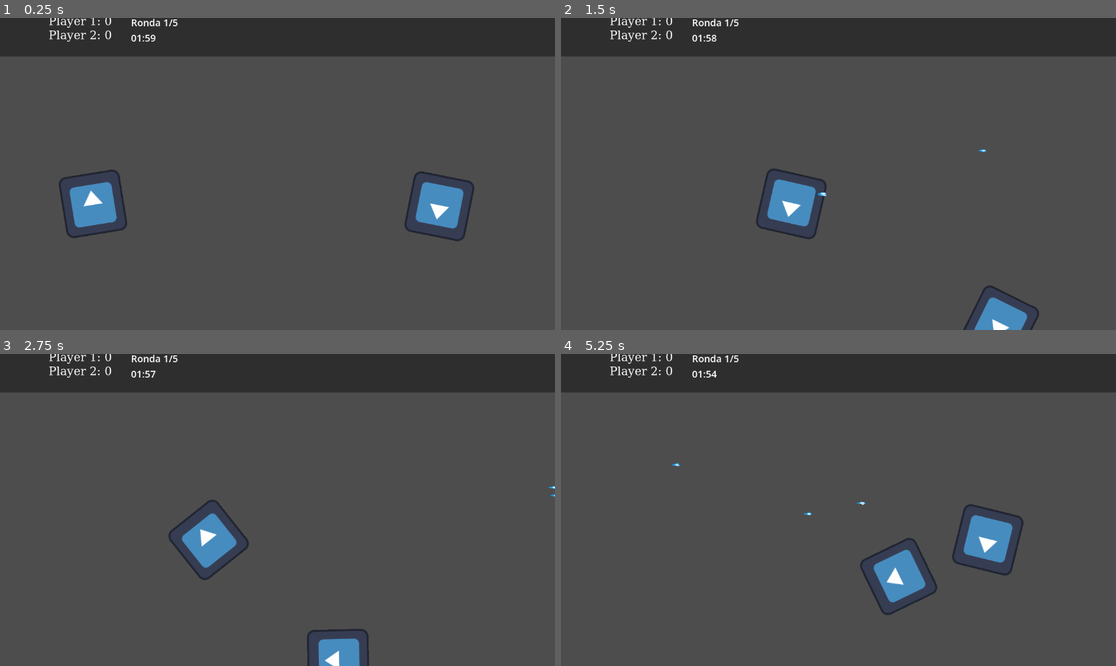
Above: before the commit, frames 1-4 (two rows, left to right).
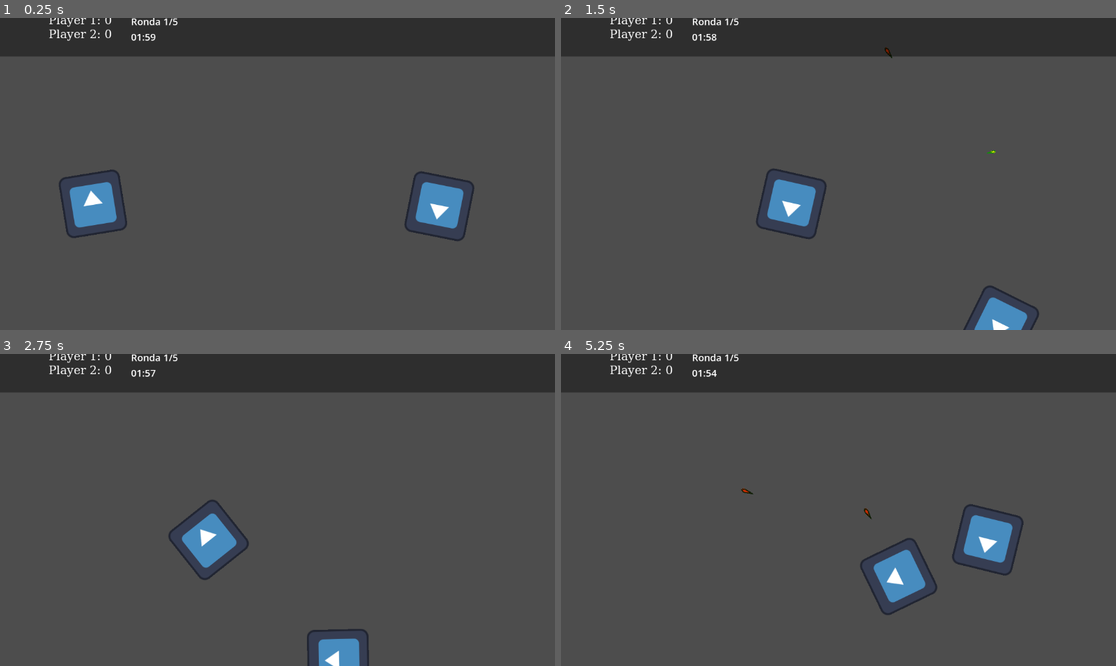
Above: after the commit, the same moments.

Repository: Mikelodiuum/PVPROLLalex
Game: Godot game, scene res://scenes/main/main.tscn
Two runs of this game, one before a commit and one after it. Both use one fixed random seed, a clock stepped at 60 frames per second and the inputs below. The engine's default icon, where the game draws it, is replaced by a stand-in: a white triangle on a blue panel in a dark square.
Inputs (mouse positions are in pixels of both pictures, inside the frame that each line leads up to):
- Up to frame 1 (0.25 s): no input
- Up to frame 2 (1.5 s): tap Enter (ui_accept) at 0.5, 0.77, 1.07 s; move the mouse to (960, 158) at 0.52 s; hold Down (ui_down_p2) 0.53-1.28 s; hold D (ui_right) from 0.53 s (still down); click (960, 158) at 0.6 s; move the mouse to (727, 189) at 1.27 s; tap Down (ui_down_p2) at 1.35 s
- Up to frame 3 (2.75 s): tap Enter (ui_accept) at 1.52, 1.82 s; tap Left (ui_left_p2) at 1.55 s; move the mouse to (333, 441) at 2.02 s; release D (ui_right) at 2.03 s; hold A (ui_left) from 2.03 s (still down); hold Left (ui_left_p2) from 2.03 s (still down); tap Right (ui_right_p2) at 2.3 s
- Up to frame 4 (5.25 s): move the mouse to (810, 572) at 2.77 s; release A (ui_left) at 2.78 s; release Left (ui_left_p2) at 2.78 s; hold D (ui_right) 2.78-4.28 s; tap Right (ui_right_p2) at 2.85 s; tap Enter (ui_accept) at 3.02, 3.32, 3.77, 3.8, 4.07, 4.35, 4.52, 4.82 s; tap Up (ui_up_p2) at 3.05 s; move the mouse to (1005, 556) at 3.52 s; hold Up (ui_up_p2) 3.53-4.28 s; move the mouse to (672, 463) at 4.27 s; hold A (ui_left) 4.28-5.03 s; click (672, 463) at 4.55 s; click (672, 463) at 5 s; move the mouse to (866, 510) at 5.02 s; hold D (ui_right) from 5.03 s (still down); hold Down (ui_down_p2) from 5.03 s (still down); click (866, 510) at 5.1 s

The runs differ from the first frame. In frame 1, 0.4% of the frame differs, in the area x 8-33%, y 0-8%; in frame 2, 0.4%; in frame 3, 0.4%; in frame 4, 0.5%, in the area x 8-56%, y 0-54%.

Commit message:
Muchos cambios

Diff:
--- a/player.gd
+++ b/player.gd
@@ -8,9 +8,10 @@
 @export var left_input := "ui_left"
 @export var right_input := "ui_right"
 @export var shoot_input := "ui_accept"
-
+@export var bullet_modifier: BulletModifier = null
 @export var max_health := 100
-var current_health := max_health
+var current_health: int
+var can_shoot: bool = true
 
 func _physics_process(delta):
 	var direction = Vector2.ZERO
@@ -36,15 +37,28 @@
 		shoot()
 
 func shoot():
+	if not can_shoot:
+		return
 	if bullet_scene == null:
 		print("ERROR: bullet_scene no asignada")
 		return
+
+	can_shoot = false
 
 	var bullet = bullet_scene.instantiate()
 	bullet.global_position = $Muzzle.global_position
 	bullet.direction = (get_global_mouse_position() - bullet.global_position).normalized()
 	bullet.shooter = self
+	if bullet_modifier:
+		bullet.modifier = bullet_modifier
 	get_parent().add_child(bullet)
+
+	# Obtener cooldown del modificador (si no hay, usar 0.5 por defecto)
+	var cd = bullet_modifier.cooldown if bullet_modifier else 0.5
+	await get_tree().create_timer(cd).timeout
+	can_shoot = true
+
+
 
 func take_damage(amount: int):
 	current_health -= amount
@@ -55,6 +69,8 @@
 func _ready():
 	name = "Player1"
 	add_to_group("players")
+	current_health = max_health
+
 
 func die():
 	print(name, "muerto")
--- /dev/null
+++ b/scenes/combat/modifiers/bullet_fast.tres
@@ -0,0 +1,11 @@
+[gd_resource type="Resource" script_class="BulletModifier" format=3 uid="uid://lk0g1pfuucbf"]
+
+[ext_resource type="Script" uid="uid://bxebnfdqiqafs" path="res://scenes/combat/modifiers/bulletmodifier.gd" id="1_k6p4c"]
+
+[resource]
+script = ExtResource("1_k6p4c")
+speed = 1200.0
+damage = 10
+color = Color(0.93344223, 0.9221693, 0, 1)
+cooldown = 0.1
+metadata/_custom_type_script = "uid://bxebnfdqiqafs"
--- /dev/null
+++ b/scenes/combat/modifiers/bullet_heavy.tres
@@ -0,0 +1,12 @@
+[gd_resource type="Resource" script_class="BulletModifier" format=3 uid="uid://bftqyiqy56ida"]
+
+[ext_resource type="Script" uid="uid://bxebnfdqiqafs" path="res://scenes/combat/modifiers/bulletmodifier.gd" id="1_vqq4t"]
+
+[resource]
+script = ExtResource("1_vqq4t")
+speed = 400.0
+damage = 50
+pierce = 2
+color = Color(0.7731934, 0.17443916, 0.0058067827, 1)
+scale = 1.5
+metadata/_custom_type_script = "uid://bxebnfdqiqafs"
--- /dev/null
+++ b/scenes/combat/modifiers/bullet_normal.tres
@@ -0,0 +1,7 @@
+[gd_resource type="Resource" script_class="BulletModifier" format=3 uid="uid://dpsv52kce1m8r"]
+
+[ext_resource type="Script" uid="uid://bxebnfdqiqafs" path="res://scenes/combat/modifiers/bulletmodifier.gd" id="1_ukhnu"]
+
+[resource]
+script = ExtResource("1_ukhnu")
+metadata/_custom_type_script = "uid://bxebnfdqiqafs"
--- /dev/null
+++ b/scenes/combat/modifiers/bulletmodifier.gd
@@ -0,0 +1,10 @@
+extends Resource
+class_name BulletModifier
+
+@export var speed: float = 650.0
+@export var damage: int = 20
+@export var pierce: int = 1           # Cuántos enemigos puede atravesar
+@export var lifetime: float = 3.0     # Segundos antes de desaparecer
+@export var color: Color = Color.WHITE
+@export var scale: float = 1.0        # Tamaño de la bala
+@export var cooldown: float = 0.5
--- a/scenes/combat/weapons/basic/bullet.gd
+++ b/scenes/combat/weapons/basic/bullet.gd
@@ -1,16 +1,45 @@
-extends CharacterBody2D
+extends Area2D
 
-@export var speed := 650.0
 var direction := Vector2.ZERO
-var shooter: Node = null  # referencia del jugador que disparó
+var shooter: Node = null
+var modifier: BulletModifier = null
+
+var damage: int = 20
+var pierce: int = 1
+var pierce_count: int = 0
+var hit_targets: Array = []   # Evita dañar dos veces al mismo
+
+func _ready():
+	if modifier:
+		print("Aplicando modifier: velocidad=", modifier.speed, " daño=", modifier.damage)
+		damage = modifier.damage
+		pierce = modifier.pierce
+
+		if has_node("Sprite2D"):
+			$Sprite2D.modulate = modifier.color
+			$Sprite2D.rotation = direction.angle()
+
+		scale = Vector2(modifier.scale, modifier.scale)
+
+		# Temporizador de vida
+		await get_tree().create_timer(modifier.lifetime).timeout
+		queue_free()
+	else:
+		print("Sin modifier, velocidad por defecto 650")
+		await get_tree().create_timer(3.0).timeout
+		queue_free()
 
 func _physics_process(delta):
-	velocity = direction * speed
-	move_and_slide()
+	# Movimiento manual
+	position += direction * (modifier.speed if modifier else 650.0) * delta
 
-	for i in range(get_slide_collision_count()):
-		var collider = get_slide_collision(i).get_collider()
-		if collider != shooter and collider.has_method("take_damage"):
-			collider.take_damage(20)
-			queue_free()
-			break
+	# Detectar colisiones
+	var overlapping = get_overlapping_bodies()
+	for body in overlapping:
+		if body != shooter and body.has_method("take_damage") and not hit_targets.has(body):
+			hit_targets.append(body)
+			body.take_damage(damage)
+			pierce_count += 1
+			if pierce_count >= pierce:
+				queue_free()
+				return
--- a/scenes/combat/weapons/basic/bullet.tscn
+++ b/scenes/combat/weapons/basic/bullet.tscn
@@ -1,13 +1,13 @@
 [gd_scene format=3 uid="uid://dkl4la3twadub"]
 
-[ext_resource type="Texture2D" uid="uid://o8frs8q13v30" path="res://sprites/Proyectilbase.svg" id="1_7c8un"]
-[ext_resource type="Script" uid="uid://c832cogutxfx" path="res://scenes/bullet/bullet.gd" id="1_83itf"]
+[ext_resource type="Texture2D" uid="uid://o8frs8q13v30" path="res://scenes/assets/sprites/Proyectilbase.svg" id="1_7c8un"]
+[ext_resource type="Script" uid="uid://c832cogutxfx" path="res://scenes/combat/weapons/basic/bullet.gd" id="1_83itf"]
 
 [sub_resource type="CapsuleShape2D" id="CapsuleShape2D_83itf"]
 radius = 2.9995432
 height = 17.99726
 
-[node name="Bullet" type="CharacterBody2D" unique_id=1704574261]
+[node name="Bullet" type="Area2D" unique_id=685839355]
 collision_layer = 2
 script = ExtResource("1_83itf")
 
--- a/scenes/main/main.tscn
+++ b/scenes/main/main.tscn
@@ -2,11 +2,14 @@
 
 [ext_resource type="PackedScene" uid="uid://g2rlkox26jt0" path="res://scenes/player/player.tscn" id="1_hyk8p"]
 [ext_resource type="PackedScene" uid="uid://dfijv6r12dm46" path="res://scenes/ui/Ui.tscn" id="2_iuonh"]
+[ext_resource type="Resource" uid="uid://lk0g1pfuucbf" path="res://scenes/combat/modifiers/bullet_fast.tres" id="2_l3cfh"]
+[ext_resource type="Resource" uid="uid://bftqyiqy56ida" path="res://scenes/combat/modifiers/bullet_heavy.tres" id="3_6q06x"]
 
 [node name="Main" type="Node2D" unique_id=1029885388]
 
 [node name="Player1" parent="." unique_id=1112156649 instance=ExtResource("1_hyk8p")]
 position = Vector2(193, 386)
+bullet_modifier = ExtResource("2_l3cfh")
 max_health = 200
 
 [node name="Player2" parent="." unique_id=1988268218 instance=ExtResource("1_hyk8p")]
@@ -16,6 +19,7 @@
 left_input = "ui_left_p2"
 right_input = "ui_right_p2"
 shoot_input = "ui_accept_p2"
+bullet_modifier = ExtResource("3_6q06x")
 max_health = 200
 
 [node name="Ui" parent="." unique_id=384867159 instance=ExtResource("2_iuonh")]
--- a/scenes/main/manager/game_manager.gd
+++ b/scenes/main/manager/game_manager.gd
@@ -1,5 +1,7 @@
 extends Node
 
+signal round_ended(winner_name: String)
+signal game_ended(final_winner: String)
 @export var round_time := 120.0
 var current_time := 0.0
 var players := []
@@ -82,13 +84,15 @@
 		if is_instance_valid(p) and p.is_inside_tree():
 			alive_players.append(p)
 
+	var winner_name = ""
 	if alive_players.size() == 1:
 		var winner = alive_players[0]
 		scores[winner.name] += 1
+		winner_name = winner.name
 		print("Gana: ", winner.name)
 	else:
 		print("Empate")
-
+	emit_signal("round_ended", winner_name)
 	print("Puntuaciones: ", scores)
 
 	await get_tree().create_timer(2.0).timeout
@@ -115,4 +119,12 @@
 func end_game():
 	print("===!VUELVE A JUGAR JODER¡===")
 	print("Puntuaciones finales: ", scores)
+	var final_winner = ""
+	for player_name in scores:
+		if scores[player_name] >= 3:
+			final_winner = player_name
+			break
+	if final_winner == "":
+		final_winner = "Empate"
+	emit_signal("game_ended", final_winner)
 	round_active = false
--- a/scenes/player/player.gd
+++ b/scenes/player/player.gd
@@ -1,25 +1,59 @@
 extends CharacterBody2D
+@export var bullet_scene: PackedScene
+#permite:asignar la escena desde el editor/desacoplar código de recursos
+@export var speed := 300.0
+#velocidad definida del personaje
+@export var max_health := 100
+var current_health := max_health
+@export var bullet_modifier: BulletModifier = null
 
+func _physics_process(delta):
+	var direction = Vector2.ZERO
 
-const SPEED = 300.0
-const JUMP_VELOCITY = -400.0
+	if Input.is_action_pressed("ui_right_p2"):
+		direction.x += 1
+	if Input.is_action_pressed("ui_left_p2"):
+		direction.x -= 1
+	if Input.is_action_pressed("ui_down_p2"):
+		direction.y += 1
+	if Input.is_action_pressed("ui_up_p2"):
+		direction.y -= 1
 
+	direction = direction.normalized()
+	#esto se encarga de que la velocidad en las diagonales sea la misma que en las recta (.normalized)
+	velocity = direction * speed
+	move_and_slide()
+	#creo que eso ultimo es lo encargado de que todo lo anterior pase
 
-func _physics_process(delta: float) -> void:
-	# Add the gravity.
-	if not is_on_floor():
-		velocity += get_gravity() * delta
+	var mouse_position = get_global_mouse_position()
+	var direction_to_mouse = mouse_position - global_position
+	rotation = direction_to_mouse.angle()
+	#esto se encarga de ver donde mira el pj donde esta el cursor calcular el ángulo de diferencia y rotar al pj ese ángulo para que mire al cursor
+	if Input.is_action_just_pressed("ui_accept_p2"):
+		shoot()
+	#cuando usas el uiaccept realiza la función shoot
+func shoot():
+	if bullet_scene == null:
+		return
+	var bullet = bullet_scene.instantiate()
+	bullet.global_position = $Muzzle.global_position
+	bullet.direction = (get_global_mouse_position() - bullet.global_position).normalized()
+	bullet.shooter = self
+	# Asignar el modificador si existe
+	if bullet_modifier:
+		bullet.modifier = bullet_modifier
+	get_parent().add_child(bullet)
 
-	# Handle jump.
-	if Input.is_action_just_pressed("ui_accept") and is_on_floor():
-		velocity.y = JUMP_VELOCITY
+func take_damage(amount: int):
+	current_health -= amount
+	print("Vida actual:", current_health)
+	if current_health <= 0:
+		die()
 
-	# Get the input direction and handle the movement/deceleration.
-	# As good practice, you should replace UI actions with custom gameplay actions.
-	var direction := Input.get_axis("ui_left", "ui_right")
-	if direction:
-		velocity.x = direction * SPEED
-	else:
-		velocity.x = move_toward(velocity.x, 0, SPEED)
+func _ready():
+	name = "Player2"
+	add_to_group("players")
 
-	move_and_slide()
+func die():
+	print("Player muerto")
+	queue_free() # eliminar el jugador, luego lo manejaremos en el sistema de rondas
--- a/scenes/player/player.tscn
+++ b/scenes/player/player.tscn
@@ -1,8 +1,8 @@
 [gd_scene format=3 uid="uid://g2rlkox26jt0"]
 
 [ext_resource type="Script" uid="uid://b160gajkm5yvb" path="res://player.gd" id="1_fsqob"]
-[ext_resource type="PackedScene" uid="uid://dkl4la3twadub" path="res://scenes/bullet/bullet.tscn" id="2_gmlin"]
-[ext_resource type="Texture2D" uid="uid://d1qtdjs4rfkna" path="res://sprites/icon.svg" id="3_gmlin"]
+[ext_resource type="PackedScene" uid="uid://dkl4la3twadub" path="res://scenes/combat/weapons/basic/bullet.tscn" id="2_gmlin"]
+[ext_resource type="Texture2D" uid="uid://d1qtdjs4rfkna" path="res://scenes/assets/sprites/icon.svg" id="3_gmlin"]
 
 [sub_resource type="CircleShape2D" id="CircleShape2D_gmlin"]
 radius = 63.0
@@ -15,6 +15,7 @@
 shape = SubResource("CircleShape2D_gmlin")
 
 [node name="Sprite2D" type="Sprite2D" parent="." unique_id=514035777]
+z_index = 1
 texture = ExtResource("3_gmlin")
 
 [node name="Muzzle" type="Marker2D" parent="." unique_id=1221720251]
--- a/scenes/player/player2.gd
+++ /dev/null
@@ -1,53 +0,0 @@
-extends CharacterBody2D
-@export var bullet_scene: PackedScene
-#permite:asignar la escena desde el editor/desacoplar código de recursos
-@export var speed := 300.0
-#velocidad definida del personaje
-@export var max_health := 100
-var current_health := max_health
-
-func _physics_process(delta):
-	var direction = Vector2.ZERO
-
-	if Input.is_action_pressed("ui_right_p2"):
-		direction.x += 1
-	if Input.is_action_pressed("ui_left_p2"):
-		direction.x -= 1
-	if Input.is_action_pressed("ui_down_p2"):
-		direction.y += 1
-	if Input.is_action_pressed("ui_up_p2"):
-		direction.y -= 1
-
-	direction = direction.normalized()
-	#esto se encarga de que la velocidad en las diagonales sea la misma que en las recta (.normalized)
-	velocity = direction * speed
-	move_and_slide()
-	#creo que eso ultimo es lo encargado de que todo lo anterior pase
-
-	var mouse_position = get_global_mouse_position()
-	var direction_to_mouse = mouse_position - global_position
-	rotation = direction_to_mouse.angle()
-	#esto se encarga de ver donde mira el pj donde esta el cursor calcular el ángulo de diferencia y rotar al pj ese ángulo para que mire al cursor
-	if Input.is_action_just_pressed("ui_accept_p2"):
-		shoot()
-	#cuando usas el uiaccept realiza la función shoot
-func shoot():
-	var bullet = bullet_scene.instantiate()
-	bullet.global_position = $Muzzle.global_position
-	bullet.direction = (get_global_mouse_position() - bullet.global_position).normalized()
-	bullet.shooter = self  # importante: la bala “recuerda” quién disparó
-	get_parent().add_child(bullet)
-
-func take_damage(amount: int):
-	current_health -= amount
-	print("Vida actual:", current_health)
-	if current_health <= 0:
-		die()
-
-func _ready():
-	name = "Player2"
-	add_to_group("players")
-
-func die():
-	print("Player muerto")
-	queue_free() # eliminar el jugador, luego lo manejaremos en el sistema de rondas
--- a/scenes/ui/Ui.tscn
+++ b/scenes/ui/Ui.tscn
@@ -102,9 +102,9 @@
 [node name="HBoxContainer" type="HBoxContainer" parent="Panel" unique_id=1718892130]
 layout_mode = 0
 offset_left = 101.0
-offset_top = -5.0
+offset_top = -7.0
 offset_right = 1004.0
-offset_bottom = 83.0
+offset_bottom = 90.0
 theme_override_constants/separation = 40
 
 [node name="VBoxContainer" type="VBoxContainer" parent="Panel/HBoxContainer" unique_id=194098985]
@@ -134,3 +134,18 @@
 [node name="TimerLabel" type="Label" parent="Panel/HBoxContainer/VBoxContainer2" unique_id=47833731]
 layout_mode = 2
 theme_override_font_sizes/font_size = 20
+
+[node name="CenterContainer" type="CenterContainer" parent="." unique_id=230105265]
+anchors_preset = 15
+anchor_right = 1.0
+anchor_bottom = 1.0
+grow_horizontal = 2
+grow_vertical = 2
+
+[node name="MessageLabel" type="Label" parent="CenterContainer" unique_id=698925517]
+layout_mode = 2
+theme_override_colors/font_color = Color(1, 1, 1, 1)
+theme_override_colors/font_outline_color = Color(0, 0, 0, 1)
+theme_override_font_sizes/font_size = 36
+horizontal_alignment = 1
+vertical_alignment = 1
--- a/scenes/ui/ui.gd
+++ b/scenes/ui/ui.gd
@@ -1,28 +1,32 @@
 extends CanvasLayer
 
-# Referencias a los nodos de texto
+# Referencias a los nodos de texto de la barra superior
 @onready var score_p1_label = $Panel/HBoxContainer/VBoxContainer/ScorePlayer1
 @onready var score_p2_label = $Panel/HBoxContainer/VBoxContainer/ScorePlayer2
 @onready var round_label = $Panel/HBoxContainer/VBoxContainer2/RoundLabel
 @onready var timer_label = $Panel/HBoxContainer/VBoxContainer2/TimerLabel
 
-# Referencia al GameManager (autoload)
+# Referencia al nuevo Label central
+@onready var message_label = $CenterContainer/MessageLabel
+
+# Referencia al GameManager
 var game_manager
 
 func _ready():
-	# Buscar el GameManager en el árbol (como es autoload, está en /root)
 	game_manager = get_node("/root/GameManager")
-	if game_manager == null:
-		print("ERROR: GameManager no encontrado")
-	else:
+	if game_manager:
+		# Conectar las señales
+		game_manager.round_ended.connect(_on_round_ended)
+		game_manager.game_ended.connect(_on_game_ended)
 		# Actualización inicial
 		actualizar_puntuaciones()
 		actualizar_ronda()
+	else:
+		print("ERROR: GameManager no encontrado")
 
 func _process(delta):
 	if game_manager == null:
 		return
-	# Actualizar cada frame (es ligero, no te preocupes)
 	actualizar_puntuaciones()
 	actualizar_ronda()
 	actualizar_temporizador()
@@ -46,3 +50,22 @@
 	var minutos = int(segundos / 60)
 	var segs = int(segundos) % 60
 	return "%02d:%02d" % [minutos, segs]
+
+# ============================================
+# FUNCIONES PARA LOS MENSAJES CENTRALES
+# ============================================
+
+func show_message(text: String, duration: float = 2.0):
+	message_label.text = text
+	message_label.visible = true
+	await get_tree().create_timer(duration).timeout
+	message_label.visible = false
+
+func _on_round_ended(winner_name: String):
+	if winner_name != "":
+		show_message(winner_name + " gana la ronda!", 2.0)
+	else:
+		show_message("Empate!", 2.0)
+
+func _on_game_ended(final_winner: String):
+	show_message("¡" + final_winner + " es el CAMPEÓN!", 4.0)
Not shown, added: scenes/combat/modifiers/bulletmodifier.gd.uid
Not shown, removed: scenes/player/player2.gd.uid
